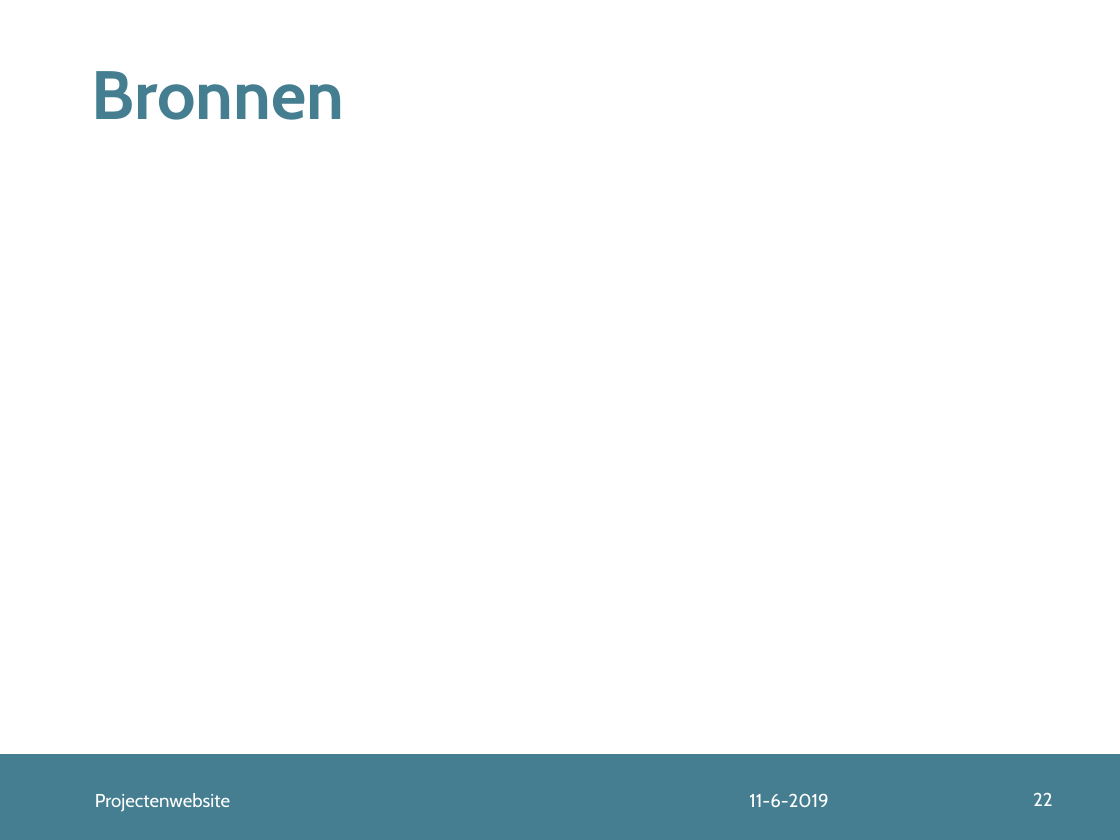
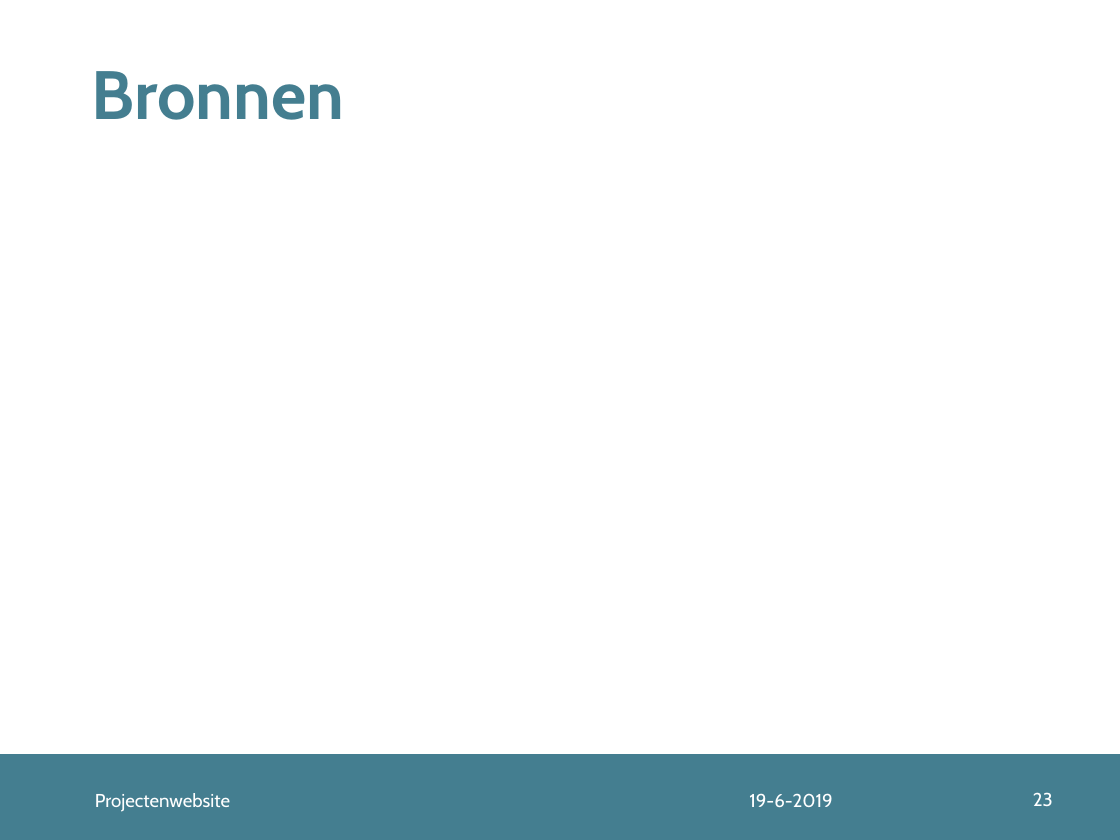
Before and after one commit to arijnborzo/1819PROJProjectensite, a slide deck: slide 23 of Presentatie/Projecten 1.pptx (slide 22 before the commit). Drawn at 1120x840 pixels with LibreOffice and Linux fonts; fonts in the diff are those of the drawing. Boxes give left, top, right and bottom in pixels: in the first picture for what was removed or moved away, otherwise in the second. Text is boxed around its words. In the diff, an @@ line names an element or a change of style, - is before the commit and + after.

```diff
--- a/Presentatie/Projecten 1.pptx
+++ b/Presentatie/Projecten 1.pptx
@@ text at [749,793,833,808]: text changed @@
-11-6-2019
+19-6-2019
@@ page number at [1033,792,1053,806]: text changed @@
-22
+23
```
Also in this commit, not shown: 20 other slides changed, 1 slide added, 3 other files.
